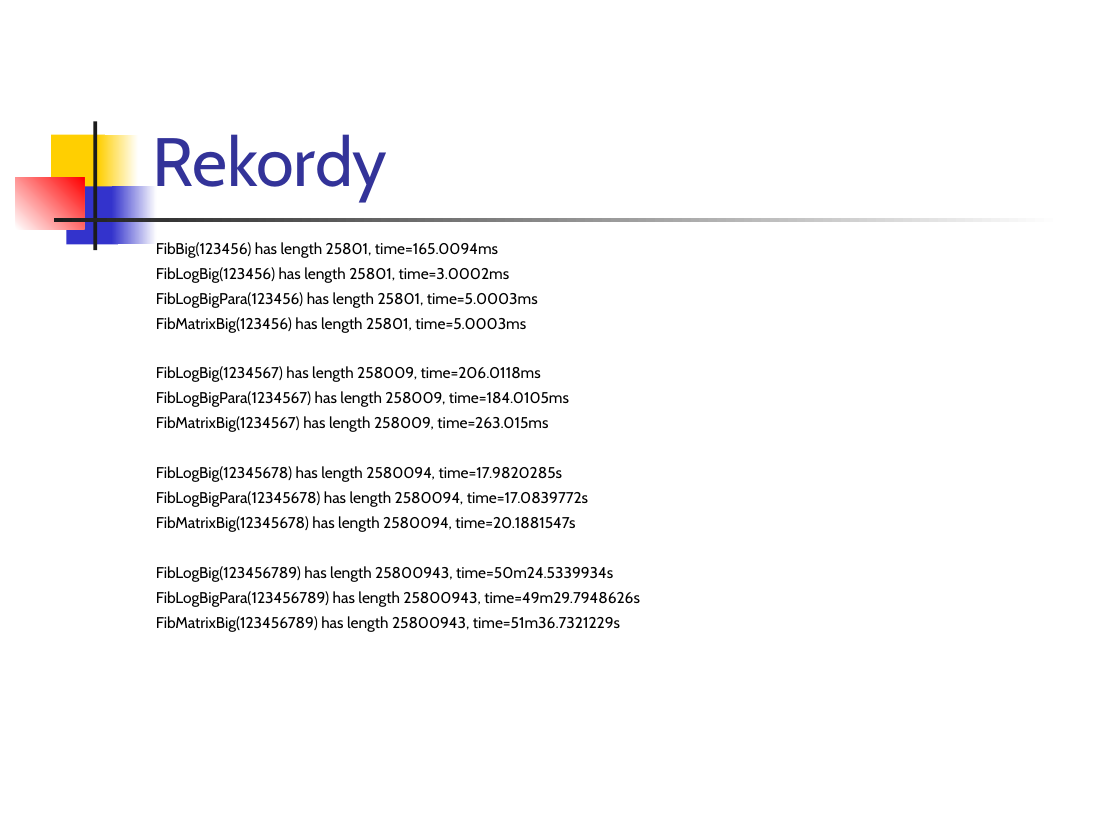
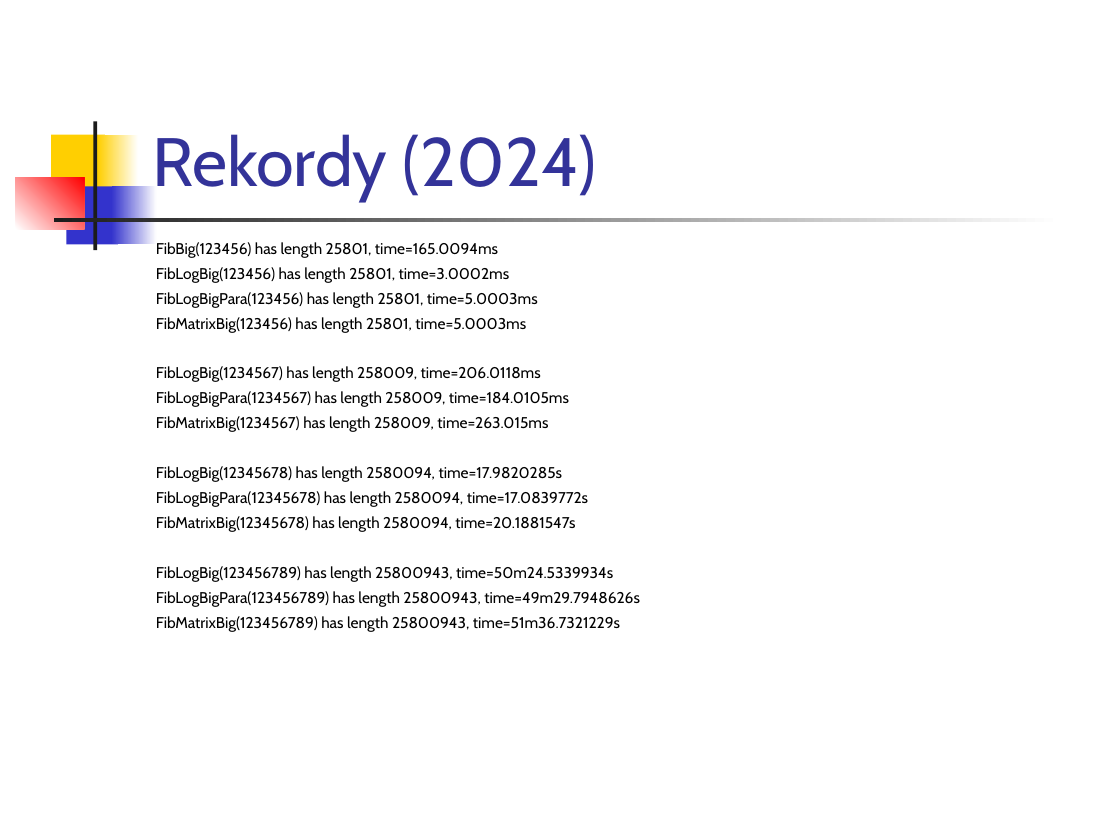
Before and after one commit to paradigmy/Prednasky, a slide deck: slide 42 of 02/go1.ppt (slide 41 before the commit). Drawn at 1120x840 pixels with LibreOffice and Linux fonts; fonts in the diff are those of the drawing. Boxes give left, top, right and bottom in pixels: in the first picture for what was removed or moved away, otherwise in the second. Text is boxed around its words. In the diff, an @@ line names an element or a change of style, - is before the commit and + after.

```diff
--- a/02/go1.ppt
+++ b/02/go1.ppt
@@ title at (x1=152, y1=134, x2=596, y2=201): text changed @@
-Rekordy
+Rekordy (2024)
```
Also in this commit, not shown: 6 other slides changed, 1 slide added, 7 other files.
